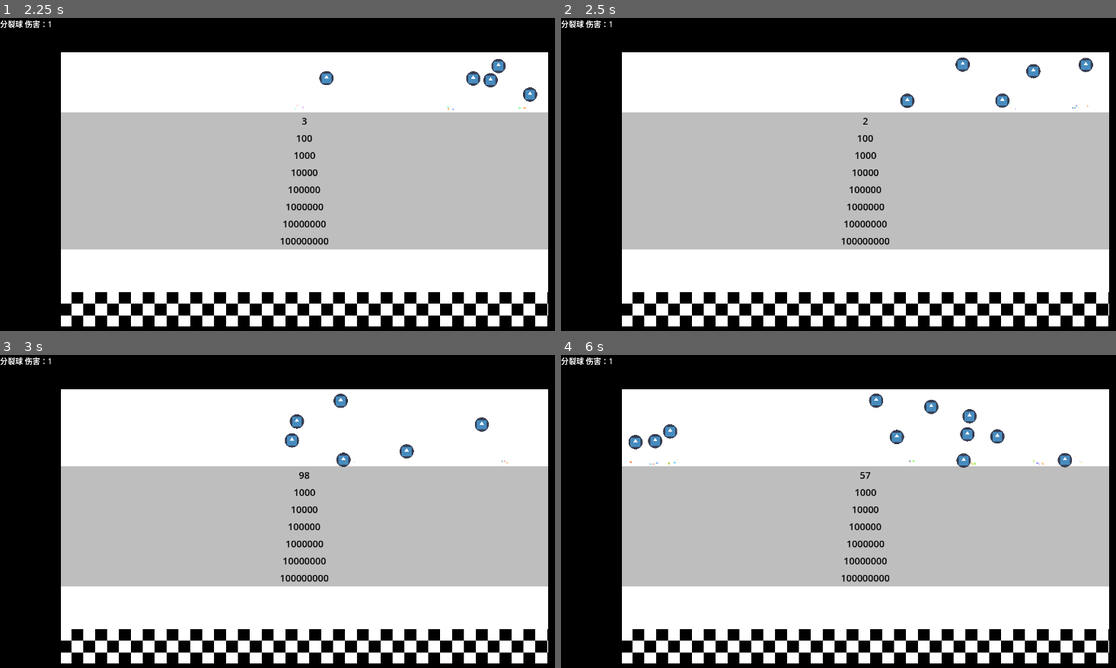
Above: before the commit, frames 1-4 (two rows, left to right).
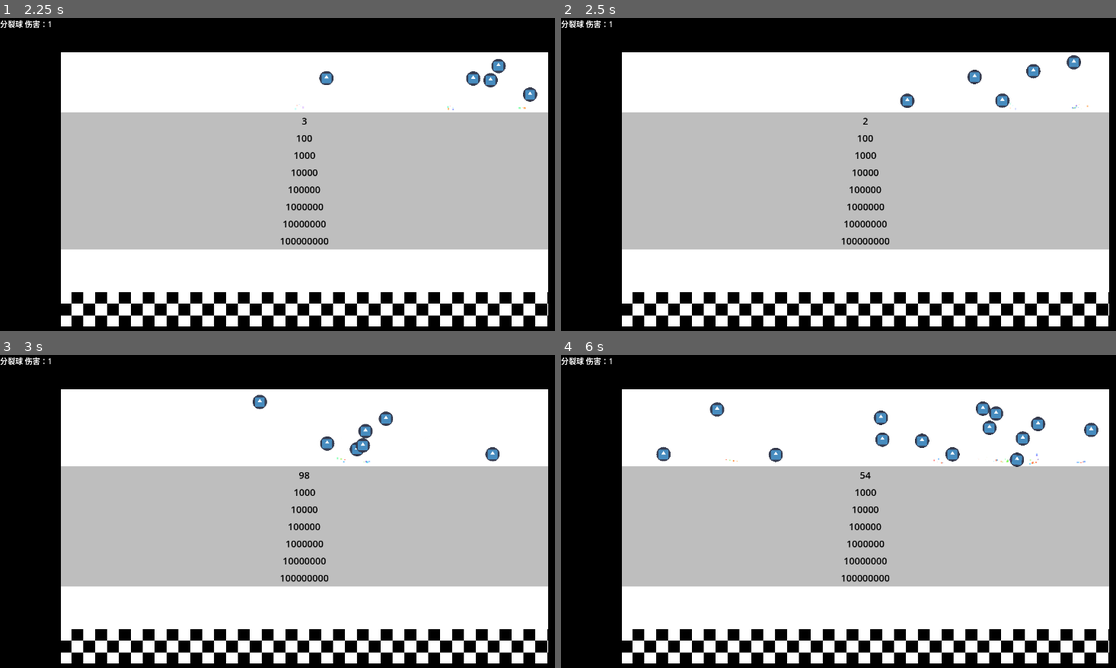
Above: after the commit, the same moments.

Repository: Rundll86/fallingballs
Game: Godot game, scene res://components/World.tscn
Two runs of this game, one before a commit and one after it. Both use one fixed random seed, a clock stepped at 60 frames per second and the inputs below. The engine's default icon, where the game draws it, is replaced by a stand-in: a white triangle on a blue panel in a dark square.
Inputs:
- Up to frame 1 (2.25 s): no input
- Up to frame 2 (2.5 s): no input
- Up to frame 3 (3 s): no input
- Up to frame 4 (6 s): no input

Frame 1 is identical in both runs. In frame 2, 0.4% of the frame differs, in the area x 71-96%, y 11-22%; in frame 3, 1.2%; in frame 4, 2.4%, in the area x 11-97%, y 12-40%.

Commit message:
fix: 更新碰撞层和掩码设置以正确检测碰撞
调整PlaygroundBase、BallBase和WallBase的场景文件，确保碰撞检测正常工作：
- 为PlaygroundBase和WallBase设置collision_layer=2
- 将BallBase的collision_mask设为2以检测这些层
- 更新相关形状资源的ID以保持一致性

Diff:
--- a/components/Abstracts/BallBase.tscn
+++ b/components/Abstracts/BallBase.tscn
@@ -14,11 +14,11 @@
 emission_sphere_radius = 10.0
 gravity = Vector3(0, 0, 0)
 
-[sub_resource type="CircleShape2D" id="CircleShape2D_40e0s"]
+[sub_resource type="CircleShape2D" id="CircleShape2D_4yqlk"]
 radius = 15.0
 
 [node name="Ball" type="RigidBody2D"]
-collision_layer = 0
+collision_mask = 2
 physics_material_override = SubResource("PhysicsMaterial_pm2r4")
 contact_monitor = true
 max_contacts_reported = 1000
--- a/components/Abstracts/PlaygroundBase.tscn
+++ b/components/Abstracts/PlaygroundBase.tscn
@@ -7,6 +7,7 @@
 friction = 0.0
 
 [node name="Playground" type="StaticBody2D"]
+collision_layer = 2
 physics_material_override = SubResource("PhysicsMaterial_txkq8")
 script = ExtResource("1_hao73")
 borderPolygon = Array[Vector2]([Vector2(0, 0), Vector2(1, 0), Vector2(1, 1), Vector2(0, 1), Vector2(0, 0), Vector2(0.1, 0.1), Vector2(0.1, 0.9), Vector2(0.9, 0.9), Vector2(0.9, 0.1), Vector2(0.1, 0.1)])
--- a/components/Abstracts/WallBase.tscn
+++ b/components/Abstracts/WallBase.tscn
@@ -11,11 +11,12 @@
 font_color = Color(0, 0, 0, 1)
 
 [node name="Wall" type="StaticBody2D"]
+collision_layer = 2
 script = ExtResource("1_37h8t")
 
 [node name="hitbox" type="CollisionShape2D" parent="."]
 unique_name_in_owner = true
-shape = SubResource("RectangleShape2D_if22y")
+shape = SubResource("RectangleShape2D_55m68")
 
 [node name="texture" type="Polygon2D" parent="."]
 unique_name_in_owner = true
Not shown: 1 places in components/Abstracts/BallBase.tscn that only renumber resources
Not shown: 1 places in components/Abstracts/WallBase.tscn that only renumber resources
